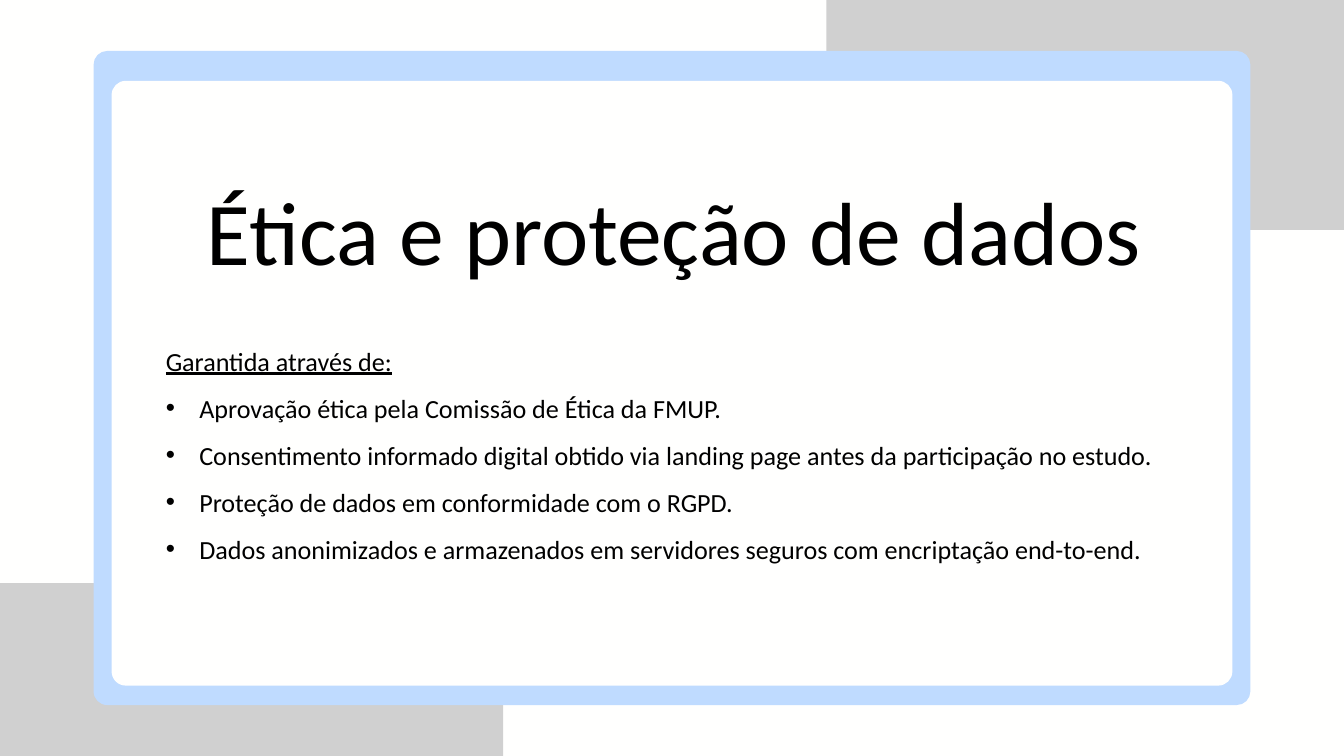
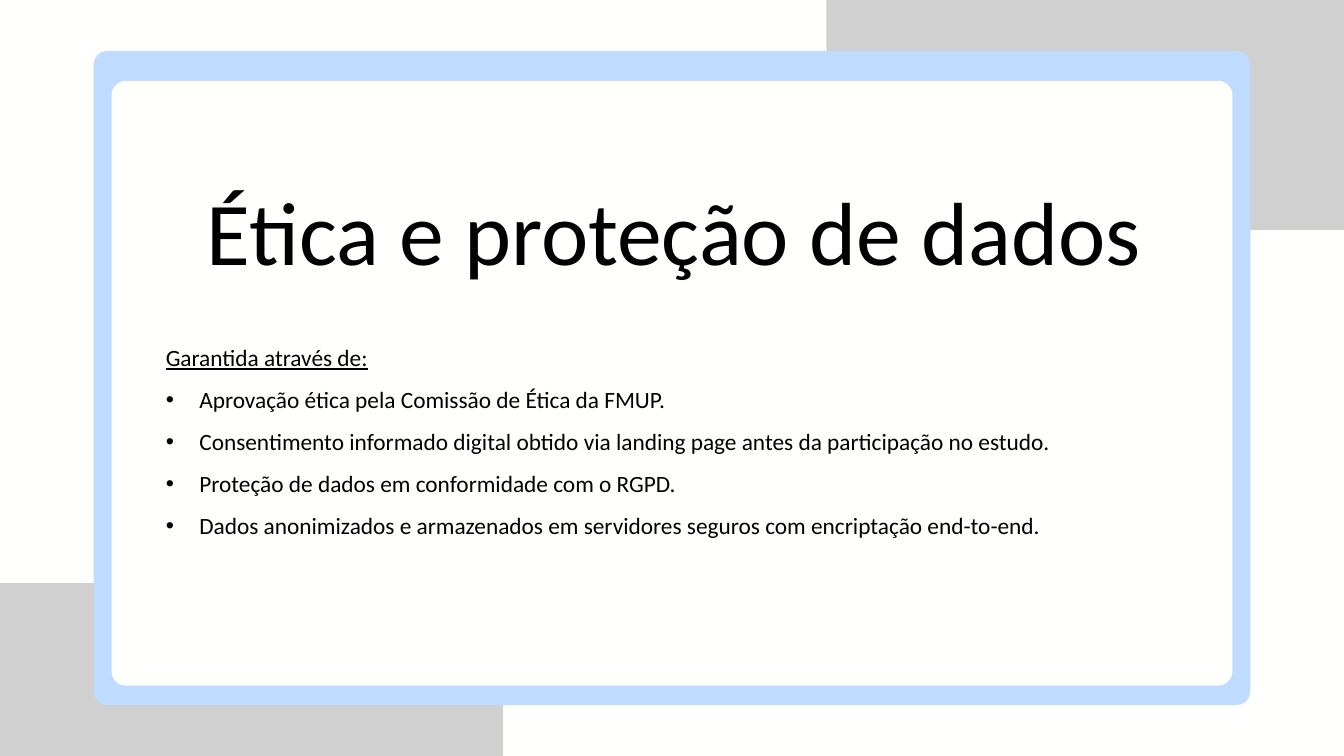
Before and after one commit to sofiawxys/Projeto_FerramentasProdutividade_G_2_E3, a slide deck: slide 10 of MindMove.pptx. Drawn at 1344x756 pixels with LibreOffice and Linux fonts; fonts in the diff are those of the drawing; grey boxes stand for pictures. Boxes give left, top, right and bottom in pixels: in the first picture for what was removed or moved away, otherwise in the second. Text is boxed around its words. In the diff, an @@ line names an element or a change of style, - is before the commit and + after.

```diff
--- a/MindMove.pptx
+++ b/MindMove.pptx
@@ text "Garantida através de:" at (166, 349, 1049, 538): size 28 to 25 pt @@
```
Also in this commit, not shown: 8 other slides changed.
